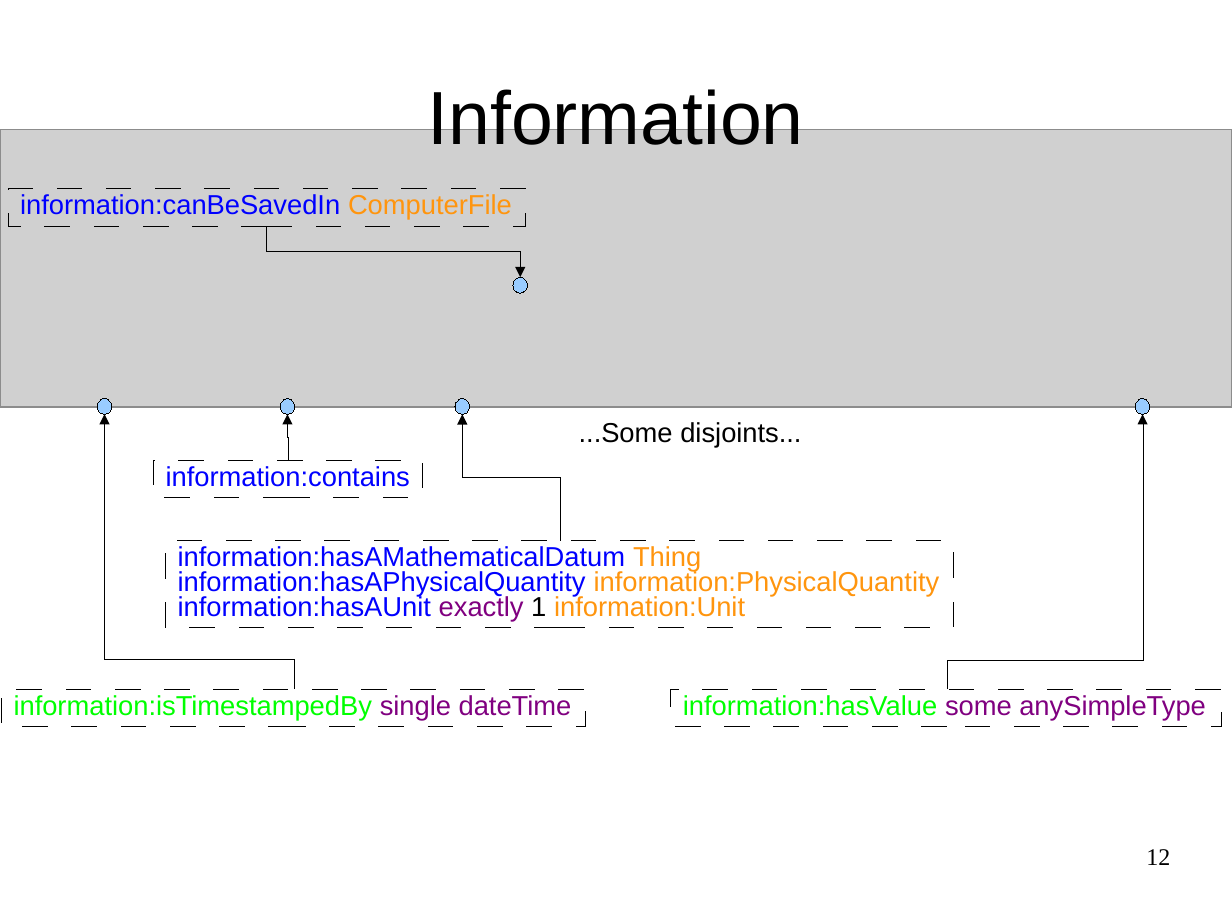
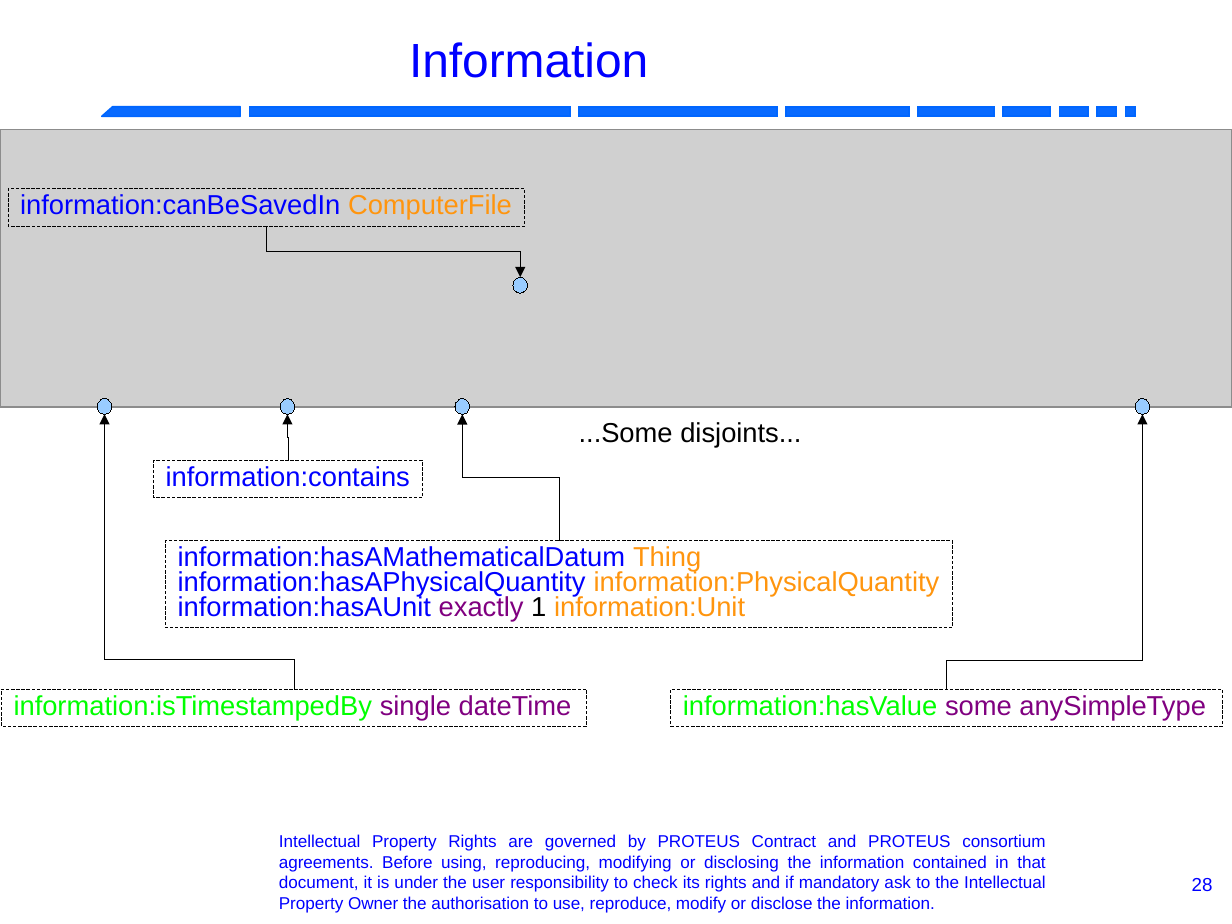
Before and after one commit to RobotML/RobotML, a slide deck: slide 28 of Ontologies/ORA/Meetings/20131103-IROS-Tokyo/R4.1.6-P5.9-ARoboticOntology.odp (slide 12 before the commit). Drawn at 1232x924 pixels with LibreOffice and Linux fonts; fonts in the diff are those of the drawing; grey boxes stand for pictures; background and template pictures are left out. Boxes give left, top, right and bottom in pixels: in the first picture for what was removed or moved away, otherwise in the second. Text is boxed around its words. In the diff, an @@ line names an element or a change of style, - is before the commit and + after.

```diff
--- a/Ontologies/ORA/Meetings/20131103-IROS-Tokyo/R4.1.6-P5.9-ARoboticOntology.odp
+++ b/Ontologies/ORA/Meetings/20131103-IROS-Tokyo/R4.1.6-P5.9-ARoboticOntology.odp
@@ title "Information": place and size @@
-title "Information" at <box>427,84,803,145</box>
+title "Information" at <box>409,42,648,78</box>
@@ title "Information" at <box>409,42,648,78</box>: size 44 to 28 pt, text colour #000000 to #0000FF @@
@@ group added at <box>102,107,1136,117</box>: 8 rectangles, 1 freeform shape @@
@@ elbow arrow (946, 689) - (1142, 414): route changed @@
@@ text added at <box>279,834,1046,913</box>, 10 pt, text #0000FF @@
+Intellectual Property Rights are governed by PROTEUS Contract and PROTEUS consortium agreements. Before using, reproducing, modifying or disclosing the information contained in that document, it is under the user responsibility to check its rights and if mandatory ask to the Intellectual Property Owner the authorisation to use, reproduce, modify or disclose the information.
@@ page number removed at <box>1146,849,1170,865</box> @@
-12
@@ page number added at <box>1192,878,1213,891</box>, 11 pt, text #0000FF @@
+28
```
Also in this commit, not shown: 18 other slides changed, 16 slides added, 5 slides removed.
